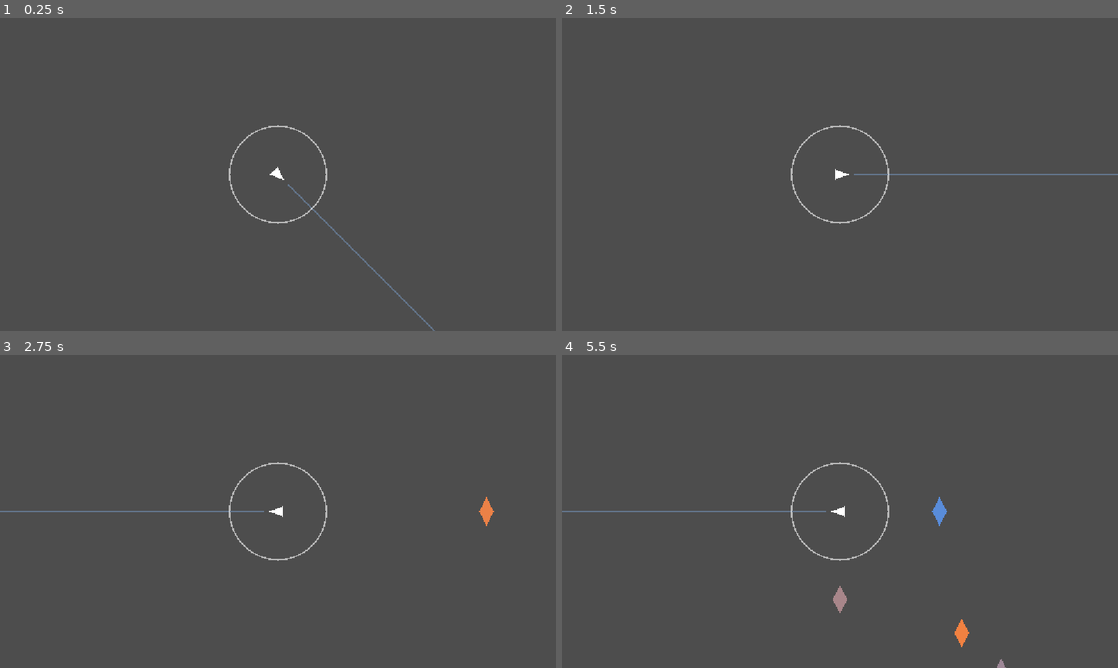
Above: before the commit, frames 1-4 (two rows, left to right).
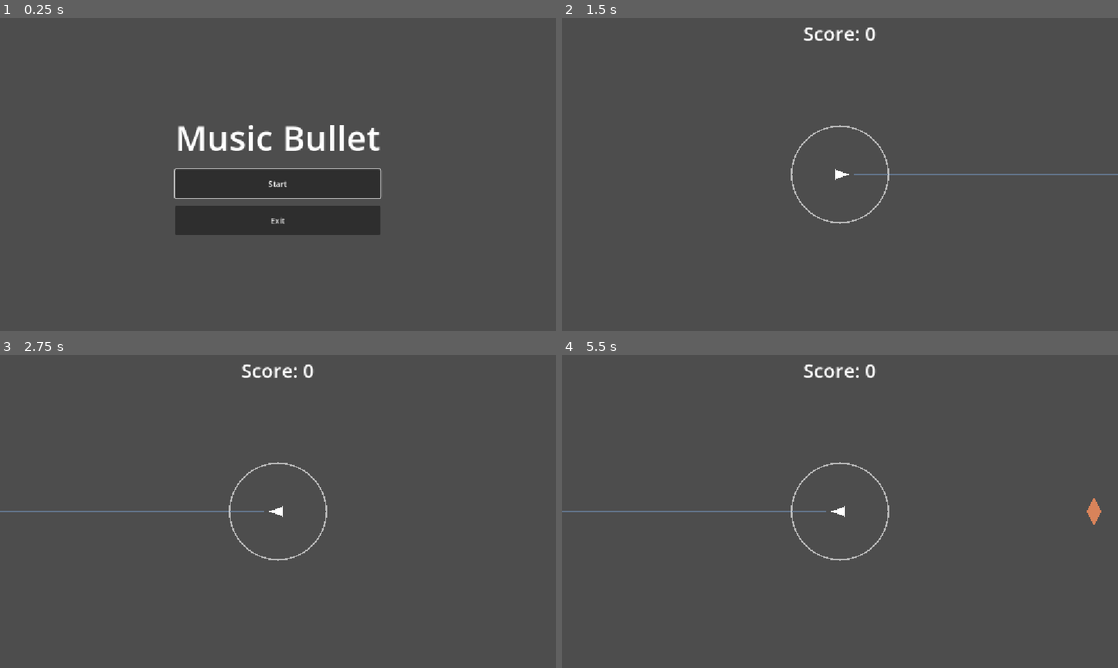
Above: after the commit, the same moments.

Repository: dreik123/MusicBullet
Game: Godot game, scene res://main.tscn
Same seed, same stepped clock (60 frames per second), same inputs: the game is played once before the commit and once after it.
Inputs (mouse positions are in pixels of both pictures, inside the frame that each line leads up to):
- Up to frame 1 (0.25 s): no input
- Up to frame 2 (1.5 s): click (840, 183) at 0.5 s, where only the run after the commit has a clickable "Start"; tap Enter at 1.25 s; move the mouse to (962, 158) at 1.27 s; press the mouse at (962, 158) at 1.28 s
- Up to frame 3 (2.75 s): tap Space at 2 s; move the mouse to (166, 527) at 2.02 s; release the mouse at (166, 527) at 2.03 s; click (166, 527) at 2.1 s
- Up to frame 4 (5.5 s): move the mouse to (895, 442) at 2.77 s; press the mouse at (895, 442) at 2.78 s; move the mouse to (812, 574) at 3.52 s; release the mouse at (812, 574) at 3.53 s; click (812, 574) at 3.6 s; move the mouse to (1006, 558) at 4.27 s; press the mouse at (1006, 558) at 4.28 s; move the mouse to (673, 464) at 5.02 s; release the mouse at (673, 464) at 5.03 s; click (673, 464) at 5.1 s

The runs differ from the first frame. In frame 1, 8.4% of the frame differs, in the area x 31-79%, y 34-100%; in frame 2, 0.3%; in frame 3, 0.4%; in frame 4, 0.8%.

Commit message:
added basic menu and score bar

Diff:
--- a/main.gd
+++ b/main.gd
@@ -6,6 +6,12 @@
 const NOTE_SPAWN_MARGIN = 100.0
 
 const LANE_COUNT = 8
+
+# UI texts (change here to rename or translate)
+const TXT_TITLE = "Music Bullet"
+const TXT_START = "Start"
+const TXT_QUIT = "Exit"
+const TXT_SCORE = "Score: %d"
 
 var music_time = 0.0
 var next_note_index = 0
@@ -13,6 +19,11 @@
 var score = 0
 var note_travel_time = 3.5
 var level_ended = false
+var playing = false
+var _ui: CanvasLayer
+var _menu: Control
+var _start_button: Button
+var _score_label: Label
 var _min_pitch = 0
 var _max_pitch = 127
 var _lane_speed = []
@@ -126,6 +137,13 @@
 	return t_max
 
 func _ready():
+	prepare_chart()
+	create_miss_boundary()
+	_build_ui()
+	show_menu()
+
+# Computes everything that depends only on the chart (and the screen size).
+func prepare_chart():
 	_min_pitch = 127
 	_max_pitch = 0
 	for note in notes:
@@ -140,8 +158,7 @@
 			var gap = notes[i]["time"] - notes[i-1]["time"]
 			notes[i]["travel_time"] = clamp(remap(gap, 0.25, 1.25, 1.2, 3.0), 1.2, 3.0)
 
-	create_miss_boundary()
-
+	_lane_speed.clear()
 	var player_pos_for_lanes = $Player.global_position
 	for lane in range(LANE_COUNT):
 		var lane_angle = -180.0 + lane * (360.0 / LANE_COUNT)
@@ -149,8 +166,88 @@
 		var visible_length = _ray_viewport_exit_distance(player_pos_for_lanes, lane_direction)
 		_lane_speed.append((visible_length + NOTE_SPAWN_MARGIN) / 1.2)
 
+func show_menu():
+	playing = false
+	_clear_notes()
+	$Player.visible = false
+	_score_label.visible = false
+	_menu.visible = true
+	_start_button.grab_focus()
+
+func start_game():
+	_clear_notes()
+	recorded_notes = []
+	score = 0
+	_update_score_label()
+	_score_label.visible = true
+	next_note_index = 0
+	level_ended = false
 	music_time = -note_travel_time
-	spawn_due_notes()
+	_menu.visible = false
+	$Player.visible = true
+	playing = true
+
+func _clear_notes():
+	for note in get_tree().get_nodes_in_group("notes"):
+		note.queue_free()
+
+func _build_ui():
+	_ui = CanvasLayer.new()
+	_ui.layer = 10
+	add_child(_ui)
+	_build_menu()
+	_build_hud()
+
+func _build_menu():
+	_menu = CenterContainer.new()
+	_ui.add_child(_menu)
+	_menu.set_anchors_and_offsets_preset(Control.PRESET_FULL_RECT)
+
+	var box = VBoxContainer.new()
+	box.add_theme_constant_override("separation", 16)
+	_menu.add_child(box)
+
+	var title = Label.new()
+	title.text = TXT_TITLE
+	title.add_theme_font_size_override("font_size", 72)
+	title.horizontal_alignment = HORIZONTAL_ALIGNMENT_CENTER
+	box.add_child(title)
+
+	_start_button = Button.new()
+	_start_button.text = TXT_START
+	_start_button.custom_minimum_size = Vector2(260, 60)
+	_start_button.pressed.connect(_on_start_pressed)
+	box.add_child(_start_button)
+
+	var quit_button = Button.new()
+	quit_button.text = TXT_QUIT
+	quit_button.custom_minimum_size = Vector2(260, 60)
+	quit_button.pressed.connect(_on_quit_pressed)
+	box.add_child(quit_button)
+
+func _build_hud():
+	_score_label = Label.new()
+	_score_label.add_theme_font_size_override("font_size", 40)
+	_score_label.horizontal_alignment = HORIZONTAL_ALIGNMENT_CENTER
+	_score_label.vertical_alignment = VERTICAL_ALIGNMENT_CENTER
+	_score_label.custom_minimum_size = Vector2(0, 64)
+	_ui.add_child(_score_label)
+	_score_label.set_anchors_and_offsets_preset(Control.PRESET_TOP_WIDE)
+	_score_label.visible = false
+
+# Called by the Player after every hit.
+func add_score(points):
+	score += points
+	_update_score_label()
+
+func _update_score_label():
+	_score_label.text = TXT_SCORE % int(score)
+
+func _on_start_pressed():
+	start_game()
+
+func _on_quit_pressed():
+	get_tree().quit()
 
 func _get_lane_index_for_pitch(pitch):
 	var range_size = max(_max_pitch - _min_pitch, 1)
@@ -173,7 +270,7 @@
 	return deg_to_rad(snapped_deg)
 
 func _process(delta):
-	if level_ended:
+	if not playing or level_ended:
 		return
 
 	music_time += delta
@@ -261,7 +358,8 @@
 	if level_ended:
 		return
 	level_ended = true
-	play_recorded_melody()
+	await play_recorded_melody()
+	show_menu()
 
 func play_recorded_melody():
 	await get_tree().create_timer(1.0).timeout
--- a/player.gd
+++ b/player.gd
@@ -28,7 +28,8 @@
 
 func _input(event):
 	if event.is_action_pressed("shoot"):
-		if get_tree().current_scene.get("level_ended"):
+		var main = get_tree().current_scene
+		if not main.get("playing") or main.get("level_ended"):
 			return
 		shoot()
 
@@ -69,7 +70,7 @@
 	for pitch in note.pitches:
 		play_note_sound(pitch, note.duration)
 
-	var timing_error = shot_time - note.get_ideal_time()
+	var timing_error = shot_time - note.time
 	var absolute_error = abs(timing_error)
 
 	var accuracy = max(0.0, 1.0 - absolute_error / 0.5)
